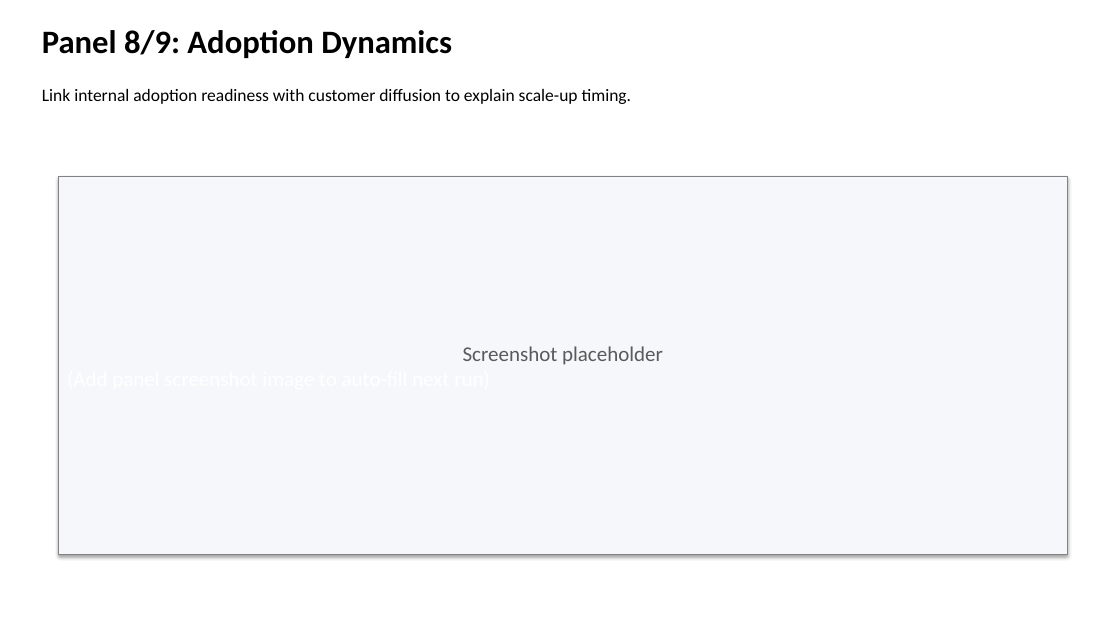
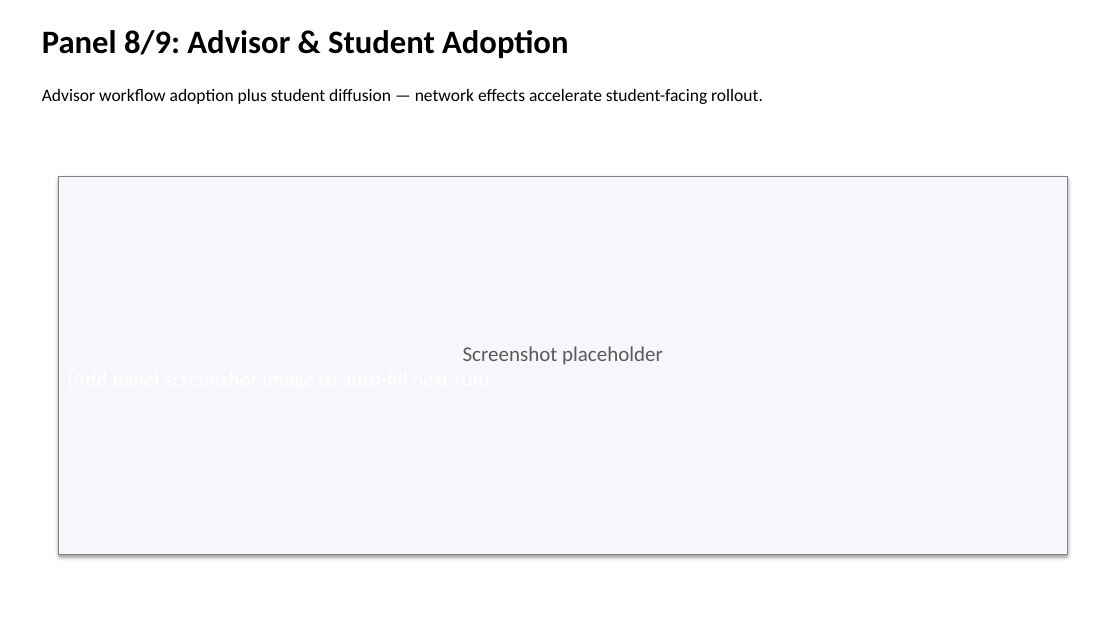
Before and after one commit to YanZ0314/Advanced-Cloud-Technology-Management, a slide deck: slide 5 of capstone/Capstone_6_Panel_Narrative_Deck.pptx. Drawn at 1120x630 pixels with LibreOffice and Linux fonts; fonts in the diff are those of the drawing. Boxes give left, top, right and bottom in pixels: in the first picture for what was removed or moved away, otherwise in the second. Text is boxed around its words. In the diff, an @@ line names an element or a change of style, - is before the commit and + after.

```diff
--- a/capstone/Capstone_6_Panel_Narrative_Deck.pptx
+++ b/capstone/Capstone_6_Panel_Narrative_Deck.pptx
@@ text at bbox=[42, 30, 568, 58]: text changed @@
-Panel 8/9: Adoption Dynamics
+Panel 8/9: Advisor & Student Adoption
@@ text at bbox=[42, 89, 763, 104]: text changed @@
-Link internal adoption readiness with customer diffusion to explain scale-up timing.
+Advisor workflow adoption plus student diffusion — network effects accelerate student-facing rollout.
```
Also in this commit, not shown: 4 other slides changed, 1 slide added, 1 slide removed, 10 other files.
